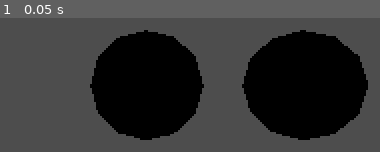
Above: before the commit, frame 1.
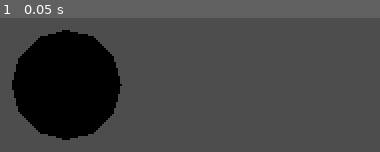
Above: after the commit, the same moment.

Repository: Vanderbilt-GameDev-2025/assignment-3-george-padron
Game: Godot game, scene res://world.tscn
The game is run twice, just before and just after one commit, with the same random seed, the same clock (stepped at 60 frames per second) and the same inputs.
Inputs:
- Up to frame 1 (0.05 s): no input

The runs differ from the first frame. In frame 1, 51% of the frame differs, in the area x 3-97%, y 8-92%.

Commit message:
Added RigidBody3D extension which implements magnetic physics

Diff:
--- a/assignment-3/rigid_body_3d.gd
+++ /dev/null
@@ -1,13 +0,0 @@
-extends RigidBody3D
-
-@export var magnetic_strength: float = 10.0
-@export var magnetic_pole: float = 1
-
-# Called when the node enters the scene tree for the first time.
-func _ready() -> void:
-	pass # Replace with function body.
-
-
-# Called every frame. 'delta' is the elapsed time since the previous frame.
-func _process(delta: float) -> void:
-	pass
--- a/assignment-3/world.tscn
+++ b/assignment-3/world.tscn
@@ -1,6 +1,4 @@
-[gd_scene load_steps=4 format=3 uid="uid://grcifcd4g0o1"]
-
-[ext_resource type="Script" path="res://rigid_body_3d.gd" id="1_kxw8e"]
+[gd_scene load_steps=3 format=3 uid="uid://grcifcd4g0o1"]
 
 [sub_resource type="SphereShape3D" id="SphereShape3D_klvow"]
 
@@ -10,26 +8,23 @@
 [node name="World" type="Node3D"]
 
 [node name="MagneticConstraint" type="MagneticConstraint" parent="."]
-body1_path = NodePath("../RigidBody3D")
-body2_path = NodePath("../RigidBody3D2")
 
-[node name="RigidBody3D" type="RigidBody3D" parent="."]
-transform = Transform3D(1, 0, 0, 0, 1, 0, 0, 0, 1, 0.718853, 0, 0)
-script = ExtResource("1_kxw8e")
+[node name="MagneticRigidBody3D" type="MagneticRigidBody3D" parent="."]
+magnetic_strength = 1.0
+transform = Transform3D(1, 0, 0, 0, 1, 0, 0, 0, 1, -3.0356, 0, 0)
 
-[node name="CSGSphere3D" type="CSGSphere3D" parent="RigidBody3D"]
+[node name="CSGSphere3D" type="CSGSphere3D" parent="MagneticRigidBody3D"]
 
-[node name="CollisionShape3D" type="CollisionShape3D" parent="RigidBody3D"]
+[node name="CollisionShape3D" type="CollisionShape3D" parent="MagneticRigidBody3D"]
 shape = SubResource("SphereShape3D_klvow")
 
-[node name="RigidBody3D2" type="RigidBody3D" parent="."]
+[node name="MagneticRigidBody3D2" type="MagneticRigidBody3D" parent="."]
+magnetic_strength = 1.0
 transform = Transform3D(1, 0, 0, 0, 1, 0, 0, 0, 1, 2.14845, 0, 0)
-script = ExtResource("1_kxw8e")
-magnetic_pole = -1.0
 
-[node name="CSGSphere3D" type="CSGSphere3D" parent="RigidBody3D2"]
+[node name="CSGSphere3D" type="CSGSphere3D" parent="MagneticRigidBody3D2"]
 
-[node name="CollisionShape3D" type="CollisionShape3D" parent="RigidBody3D2"]
+[node name="CollisionShape3D" type="CollisionShape3D" parent="MagneticRigidBody3D2"]
 shape = SubResource("SphereShape3D_klvow")
 
 [node name="Camera3D" type="Camera3D" parent="."]
Not shown, added: .cache/clangd/index/magnetic_constrait.h.18CB0D30D0D74CCC.idx
Not shown, changed: .sconsign.dblite
Not shown, added: assignment-3/bin/libmagneticconstraint.linux.template_debug.x86_64.so
Not shown, added: assignment-3/bin/magnetic_constraint.gdextension
Not shown, changed: src/magnetic_constrait.cpp
Not shown, changed: src/magnetic_constrait.h
Not shown, changed: src/magnetic_constrait.os
Not shown, added: src/magnetic_rigid_body.cpp
Not shown, added: src/magnetic_rigid_body.h
Not shown, added: src/magnetic_rigid_body.os
Not shown, changed: src/register_types.cpp
Not shown, changed: src/register_types.os
